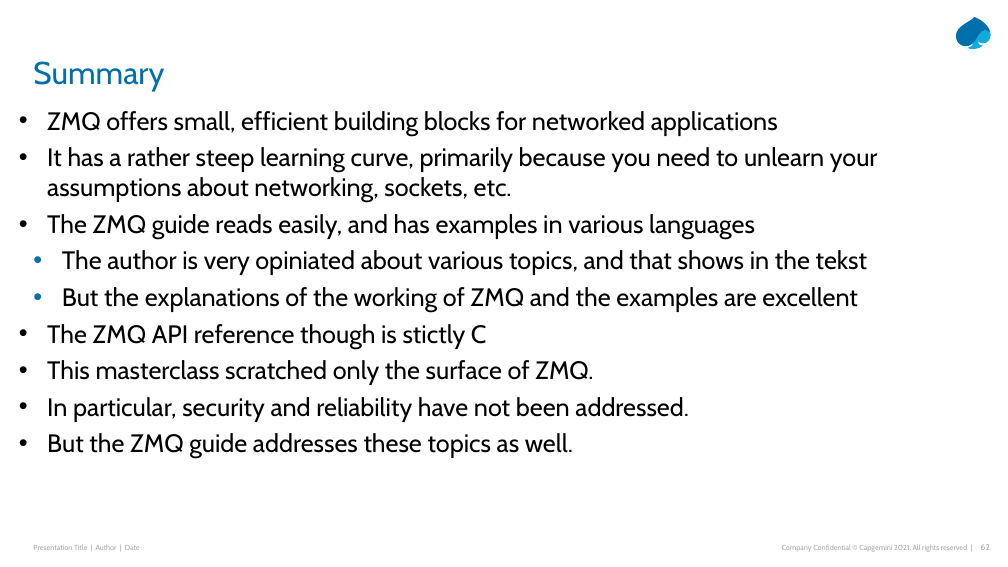
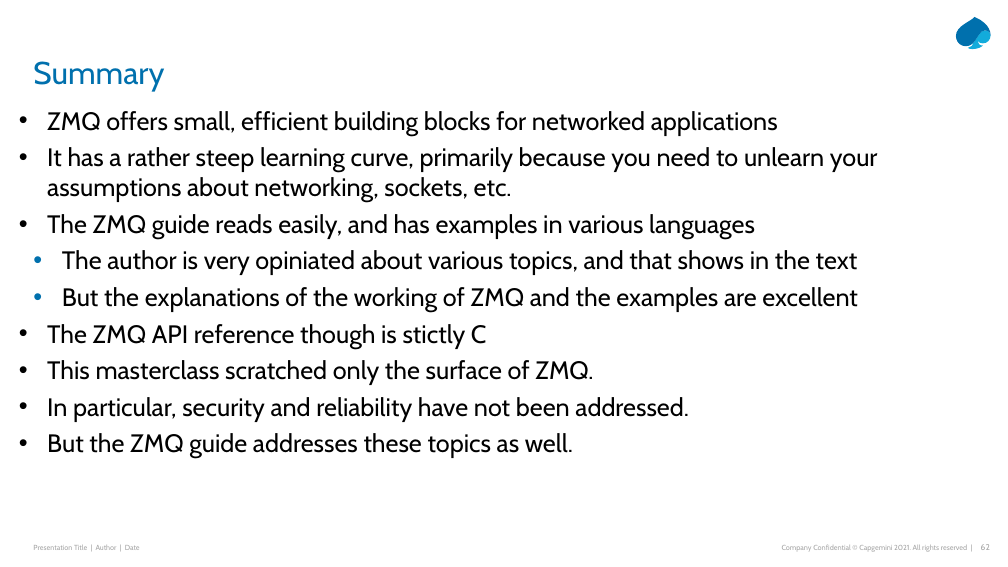
Before and after one commit to Python-Masterclass/Networking, a slide deck: slide 62 of Masterclass-7-Networking.pptx. Drawn at 1008x567 pixels with LibreOffice and Linux fonts; fonts in the diff are those of the drawing. Boxes give left, top, right and bottom in pixels: in the first picture for what was removed or moved away, otherwise in the second. Text is boxed around its words. In the diff, an @@ line names an element or a change of style, - is before the commit and + after.

```diff
--- a/Masterclass-7-Networking.pptx
+++ b/Masterclass-7-Networking.pptx
@@ text at <box>62,250,858,275</box>: text changed @@
-  • The author is very opiniated about various topics, and that shows in the tekst
+  • The author is very opiniated about various topics, and that shows in the text
```
Also in this commit, not shown: 3 other slides changed, 4 other files.
